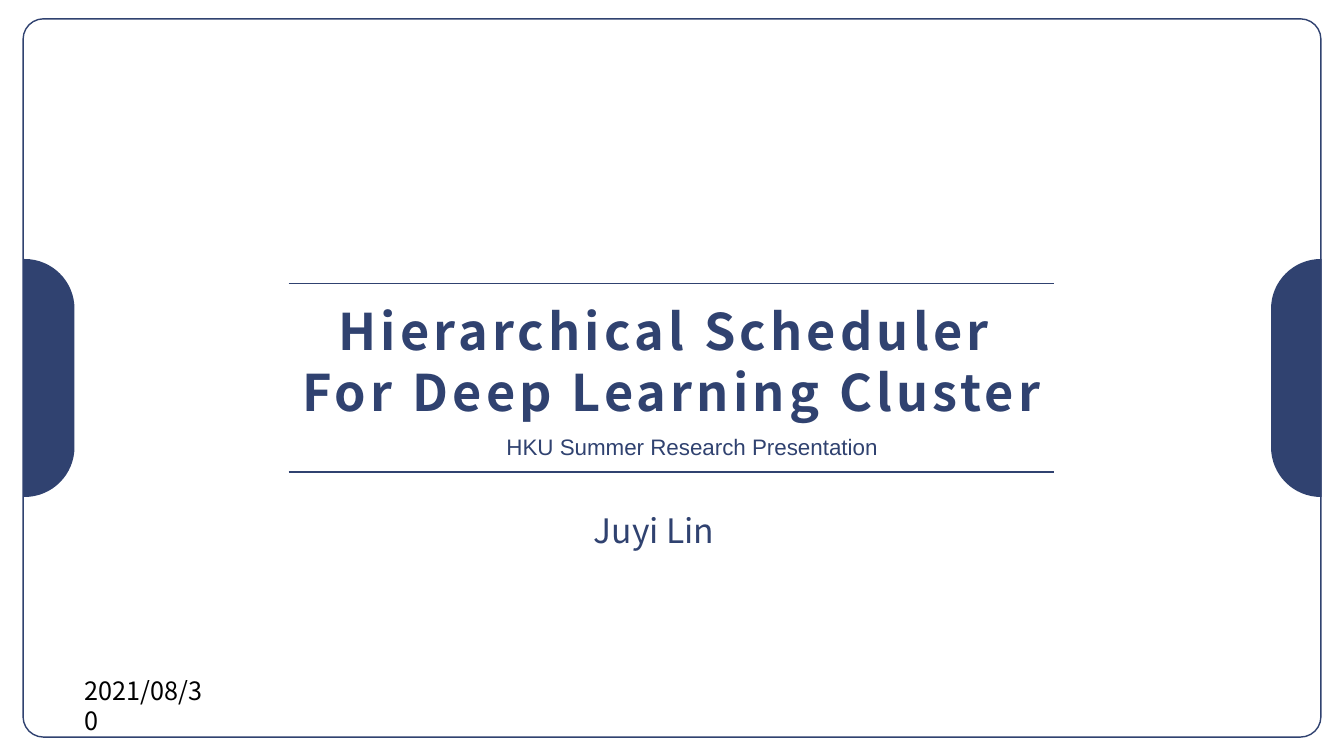
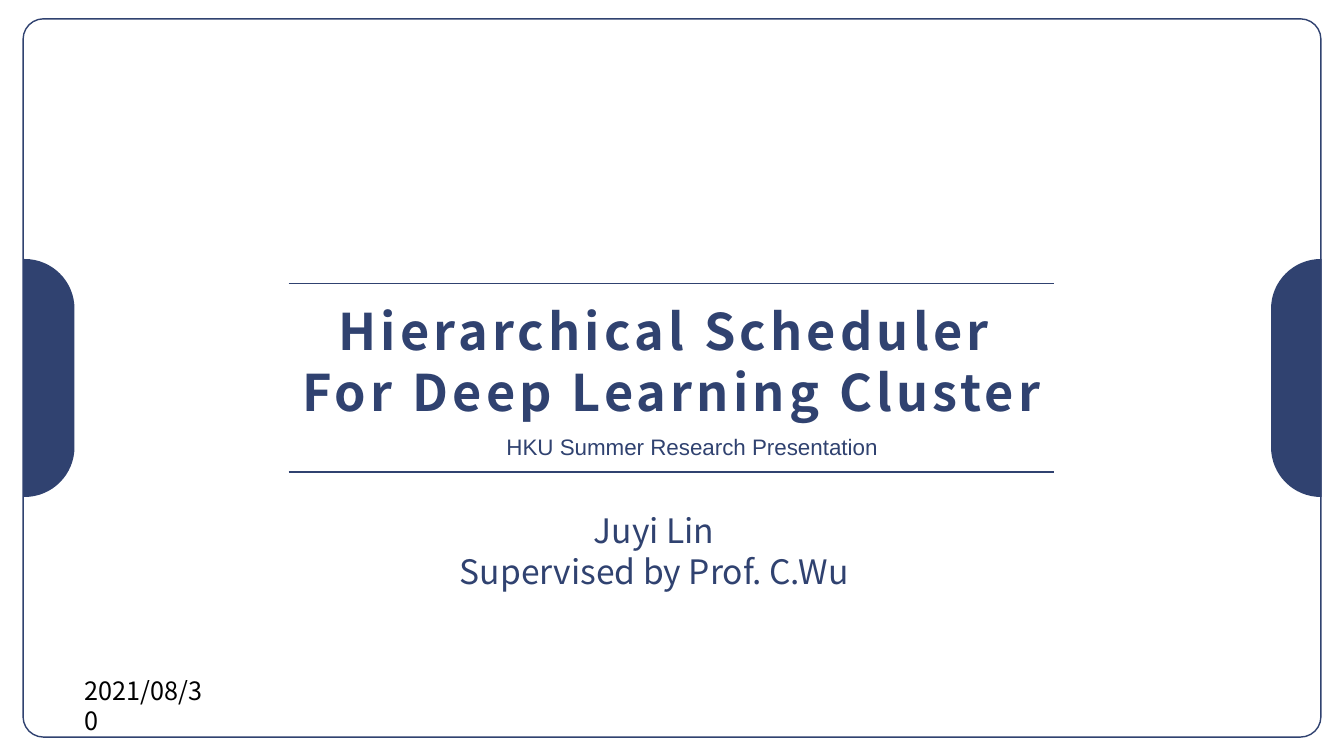
Before and after one commit to LukeLIN-web/distrubuted-ML-system, a slide deck: slide 1 of final report.pptx. Drawn at 1344x756 pixels with LibreOffice and Linux fonts; fonts in the diff are those of the drawing. Boxes give left, top, right and bottom in pixels: in the first picture for what was removed or moved away, otherwise in the second. Text is boxed around its words. In the diff, an @@ line names an element or a change of style, - is before the commit and + after.

```diff
--- a/final report.pptx
+++ b/final report.pptx
@@ text at (x1=460, y1=549, x2=848, y2=592): paragraph added @@
+Supervised by Prof. C.Wu
```
Also in this commit, not shown: 2 other slides changed, 16 slides added, 10 slides removed, 15 other files.
